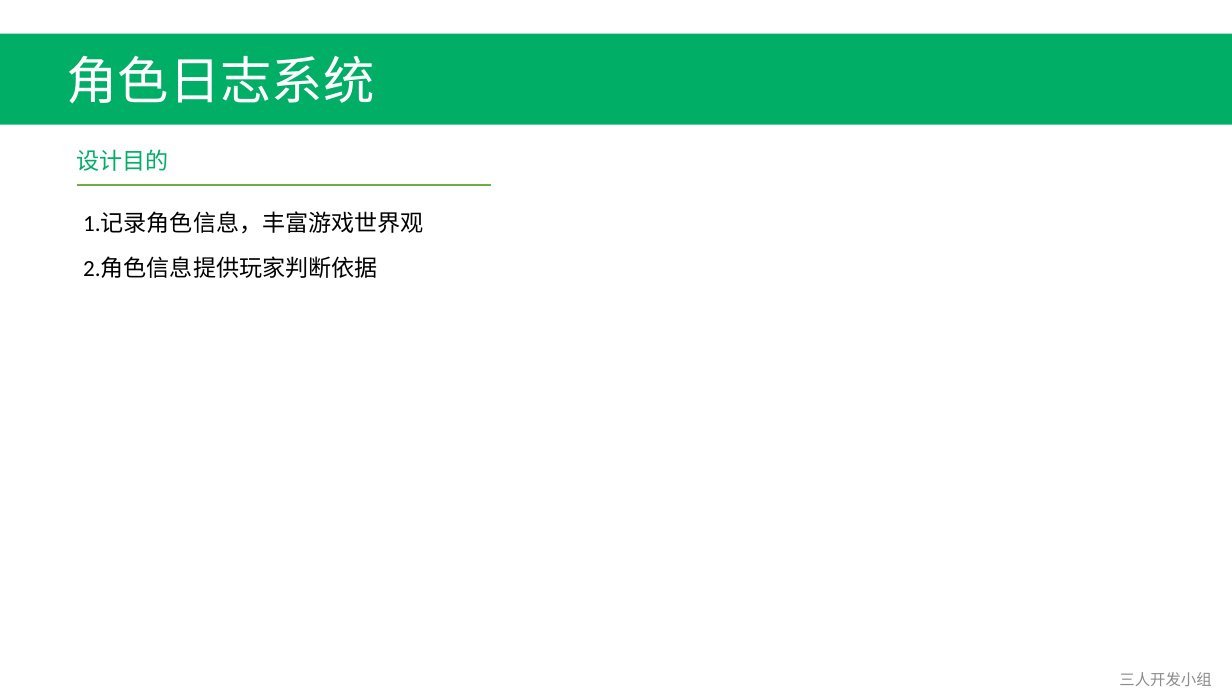
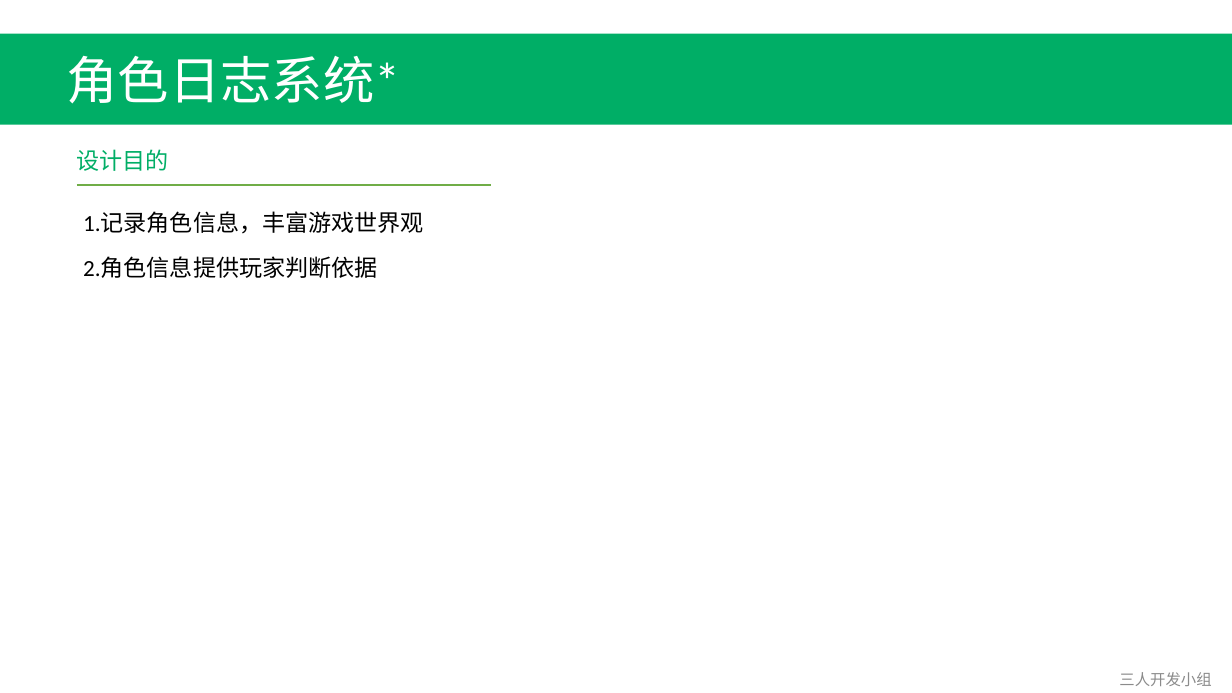
Before and after one commit to Fordebt/Give-me-my-money, a slide deck: slide 6 of 系统.pptx (slide 7 before the commit). Drawn at 1232x693 pixels with LibreOffice and Linux fonts; fonts in the diff are those of the drawing. Boxes give left, top, right and bottom in pixels: in the first picture for what was removed or moved away, otherwise in the second. Text is boxed around its words. In the diff, an @@ line names an element or a change of style, - is before the commit and + after.

```diff
--- a/系统.pptx
+++ b/系统.pptx
@@ text at [67,55,400,104]: text changed @@
-角色日志系统
+角色日志系统*
```
Also in this commit, not shown: 4 other slides changed, 1 slide added, 3 other files.
